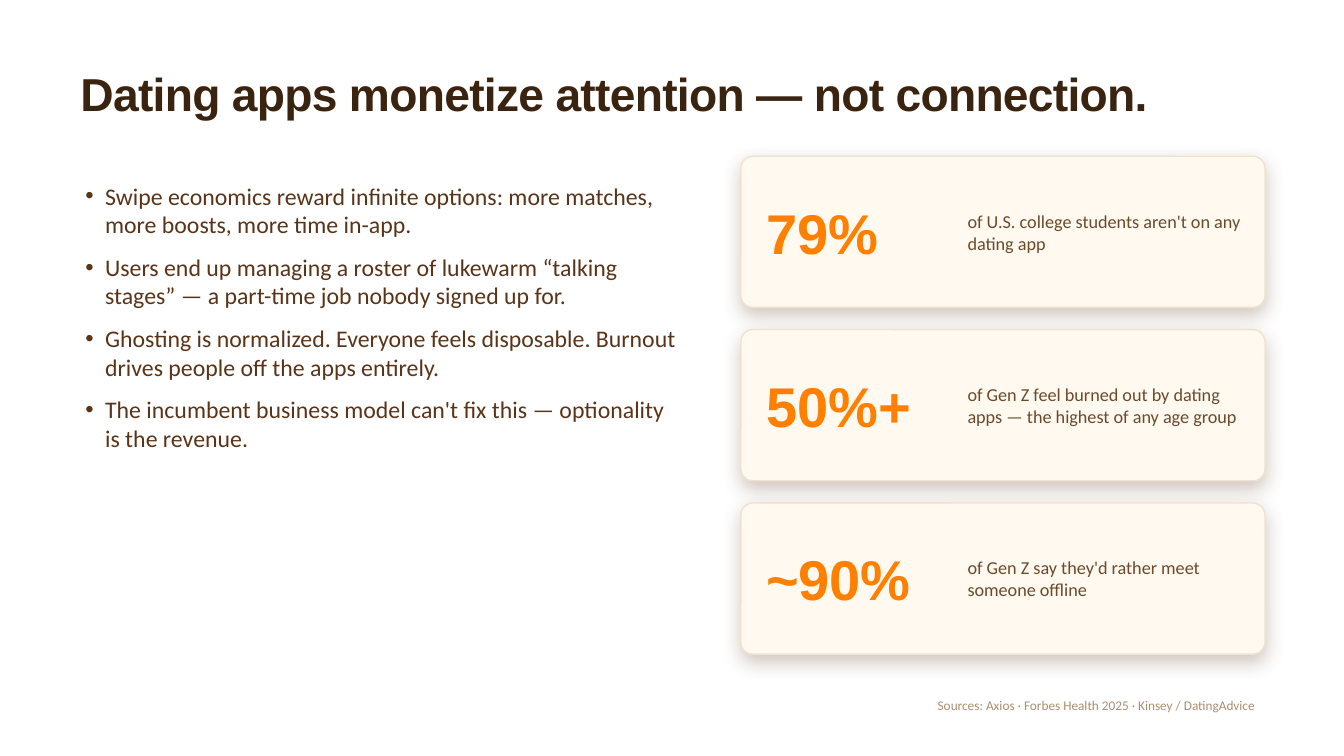
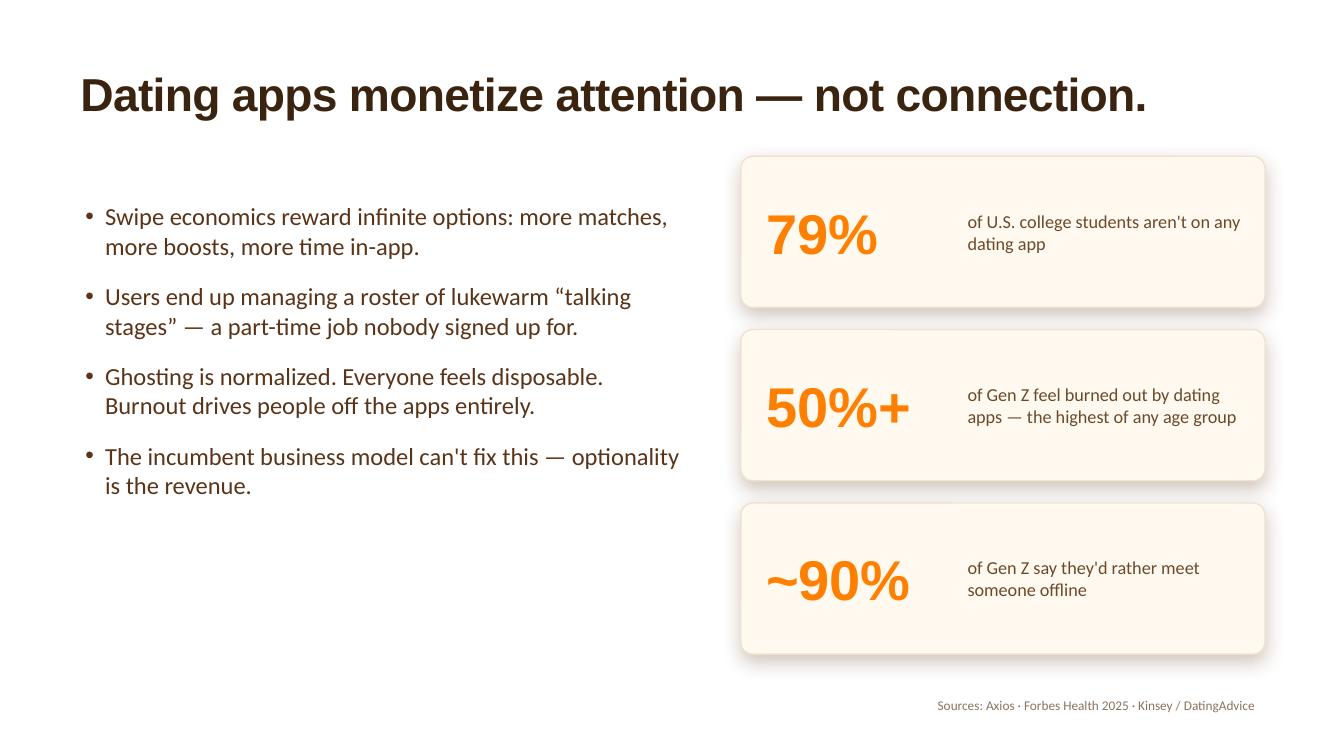
Before and after one commit to pjeon18/iso-prototype, a slide deck: slide 2 of slides/ISO_Product_Intro.pptx. Drawn at 1344x756 pixels with LibreOffice and Linux fonts; fonts in the diff are those of the drawing. Boxes give left, top, right and bottom in pixels: in the first picture for what was removed or moved away, otherwise in the second. Text is boxed around its words. In the diff, an @@ line names an element or a change of style, - is before the commit and + after.

```diff
--- a/slides/ISO_Product_Intro.pptx
+++ b/slides/ISO_Product_Intro.pptx
@@ text "Swipe economics reward infinite options: ...": place and size @@
-text "Swipe economics reward infinite options: ..." at [105, 188, 675, 447]
+text "Swipe economics reward infinite options: ..." at [105, 208, 679, 494]
@@ text "Swipe economics reward infinite options: ..." at [105, 208, 679, 494]: size 17 to 17.5 pt; more space between paragraphs @@
@@ text "Sources: Axios · Forbes Health ..." at [938, 701, 1255, 712]: text colour #A98F70 to #8A7460 @@
```
Also in this commit, not shown: 5 other slides changed, 1 other file.
